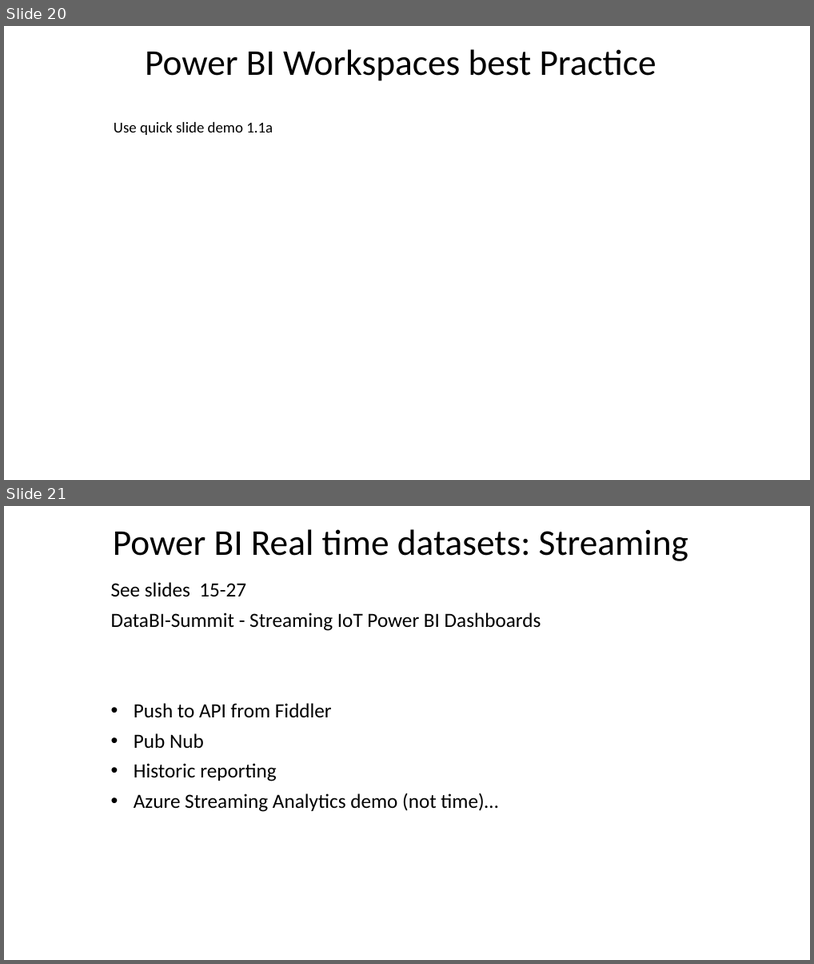
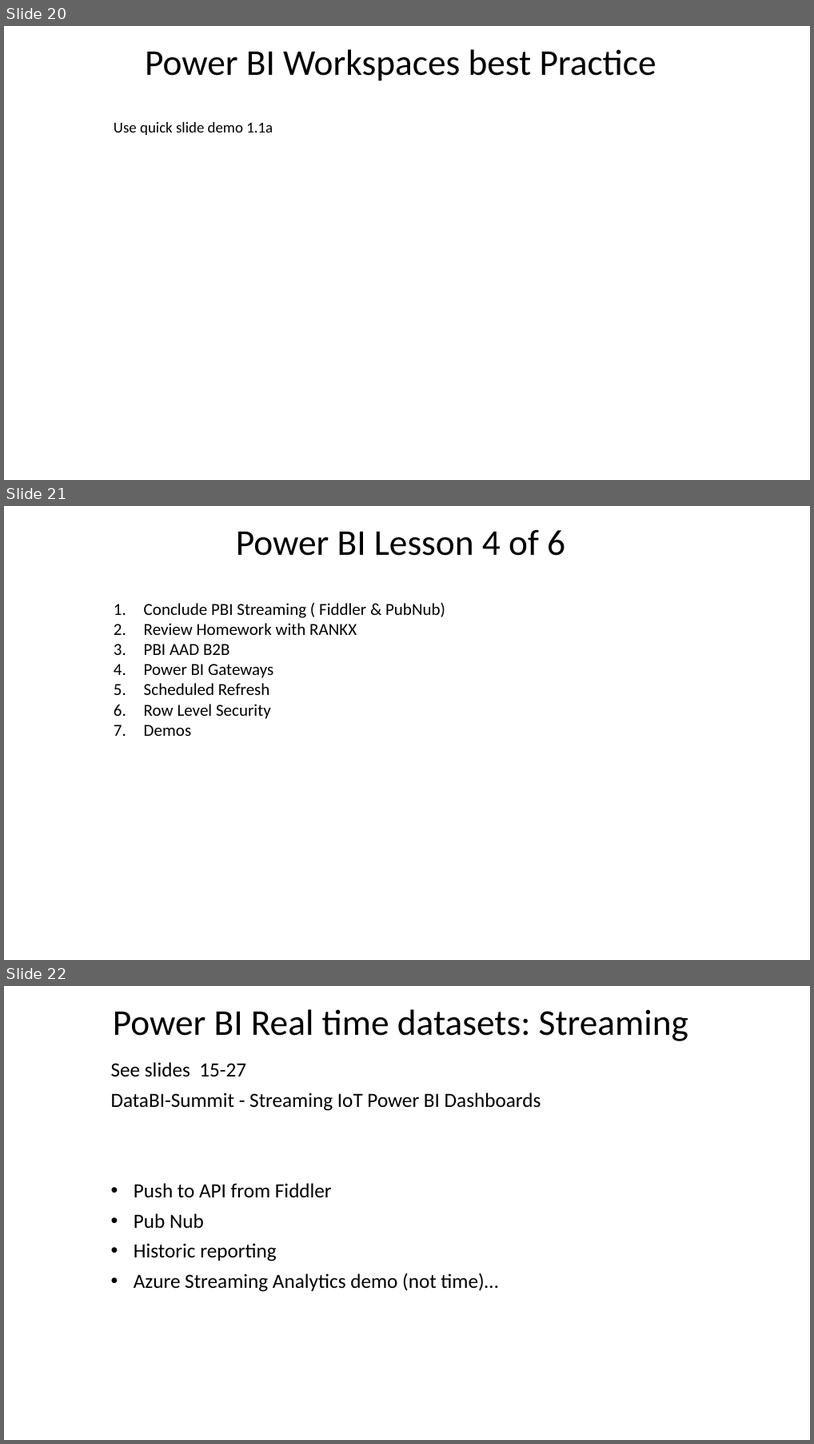
Before and after one commit to wottabyte/PBITraining, a slide deck: PBIID/PowerBI Int Dev slides Q1-2019-shared.pptx. Shown one above the other, each under a label of ours: slides 20 and 21 before the commit, slides 20, 21 and 22 after it. The pictures are 814x964 and 814x1444 pixels, drawn with LibreOffice and Linux fonts; fonts in the diff are those of the drawing; background and template pictures are left out. Boxes give left, top, right and bottom in pixels: in the first picture for what was removed or moved away, otherwise in the second. Text is boxed around its words. In the diff, an @@ line names an element or a change of style, - is before the commit and + after.

Commit message:
upto Lesson 4 of 6

```diff
--- a/PBIID/PowerBI Int Dev slides Q1-2019-shared.pptx
+++ b/PBIID/PowerBI Int Dev slides Q1-2019-shared.pptx
@@ slide 21 added at box(4, 506, 810, 960), background #FFFFFF @@
@@ title added at box(236, 530, 566, 556), 43.2 pt, text #000000 @@
+Power BI Lesson 4 of 6
@@ text added at box(144, 603, 446, 736), 20 pt, text #000000 @@
+1. Conclude PBI Streaming ( Fiddler & PubNub)
+2. Review Homework with RANKX
+3. PBI AAD B2B
+4. Power BI Gateways
+5. Scheduled Refresh
+6. Row Level Security
+7. Demos
@@ what was slide 21 is now slide 22 @@
```
Also in this commit, not shown: 11 other slides added.
